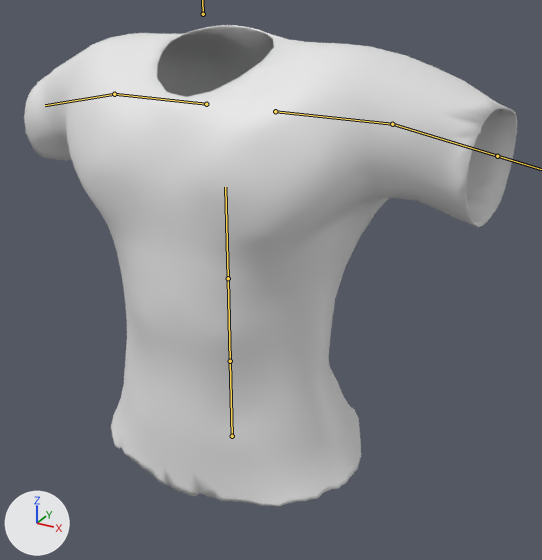
A saved change to the glTF model GameEngine/Assets/FPS/Model/FPSCharacterShirt.gltf.
Before and after are seen from a camera (50 mm lens) standing at (0.684, -1.036, 2.367) and looking at (0.082, 0.059, 1.82). Lighting does not change. The marker at lower left points along +X, +Y and +Z. The first picture is the older version. The bones that change are drawn over the model as lines.

In view in the first picture: 'Shirt'.
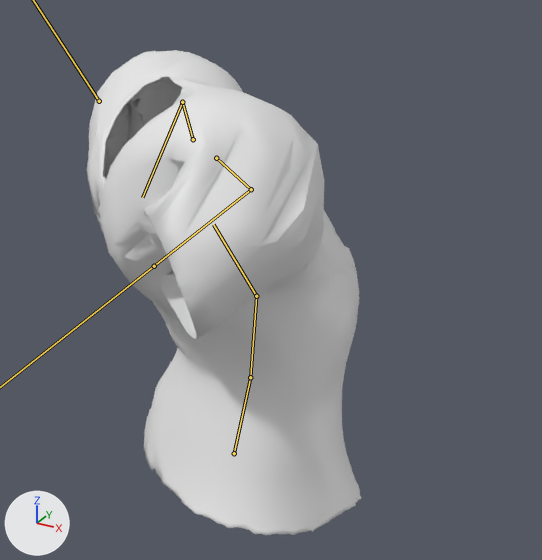
The newer file adds an action. The first version stands in its rest pose; the second is drawn at frame 0 of the action 'RifleRecoil'.

Pixel boxes [x1, y1, x2, y2] of what changed, in the pictures (542 x 560 px):
'Shirt', posed (44% narrower)
    before: [24, 25, 517, 506]
    after: [87, 50, 361, 535]
bone 'c_root_master.x', root to tip
    before: (232, 436) to (230, 361)
    after: (234, 453) to (250, 377)
bone 'c_spine_01.x', root to tip
    before: (230, 361) to (228, 278)
    after: (250, 377) to (256, 296)
bone 'c_spine_02.x', root to tip
    before: (228, 278) to (225, 187)
    after: (256, 296) to (213, 224)
bone 'c_shoulder.r', root to tip
    before: (206, 104) to (114, 94)
    after: (193, 139) to (182, 102)
bone 'arm_twist.r', root to tip
    before: (114, 94) to (45, 105)
    after: (182, 102) to (142, 197)
bone 'c_shoulder.l', root to tip
    before: (275, 111) to (392, 124)
    after: (216, 158) to (251, 189)
bone 'arm_twist.l', root to tip
    before: (392, 124) to (524, 164)
    after: (251, 189) to (130, 284)

The change in detail:
Bone 'c_root_master.x' (bone_c_root_master_x) moves from (0.0, 0.0, 0.0) to (0.0, -0.04, 0.0).
Bone 'c_root_master.x' (bone_c_root_master_x) turns from (0, 0, 0) to (-14, -40, 2) degrees about its own x, y and z.
Bone 'c_spine_01.x' (bone_c_spine_01_x) turns from (0, 0, 0) to (8, 0, 0) degrees about its own x, y and z.
Bone 'c_spine_02.x' (bone_c_spine_02_x) turns from (0, 0, 0) to (33, 0, -1) degrees about its own x, y and z.
Bone 'c_shoulder.r' (bone_c_shoulder_r) turns from (0, 0, 0) to (2, 41, -11) degrees about its own x, y and z.
Bone 'arm_twist.r' (bone_arm_twist_r) turns from (0, 0, 0) to (-65, -39, -46) degrees about its own x, y and z.
Bone 'c_shoulder.l' (bone_c_shoulder_l) turns from (0, 0, 0) to (5, -37, -6) degrees about its own x, y and z.
Bone 'arm_twist.l' (bone_arm_twist_l) turns from (0, 0, 0) to (-79, 7, 8) degrees about its own x, y and z.
Bone 'head_scale_fix.x' (bone_head_scale_fix_x) moves from (0.0, 0.0, 0.0) to (-0.13, -0.13, 0.11).
Bone 'head_scale_fix.x' (bone_head_scale_fix_x) turns from (0, 0, 0) to (25, -33, 5) degrees about its own x, y and z.
Bone 'arm_stretch.l' (bone_arm_stretch_l) moves from (0.0, 0.0, 0.0) to (0.04, -0.36, -0.41).
Bone 'arm_stretch.l' (bone_arm_stretch_l) turns from (0, 0, 0) to (-113, -18, -58) degrees about its own x, y and z.
